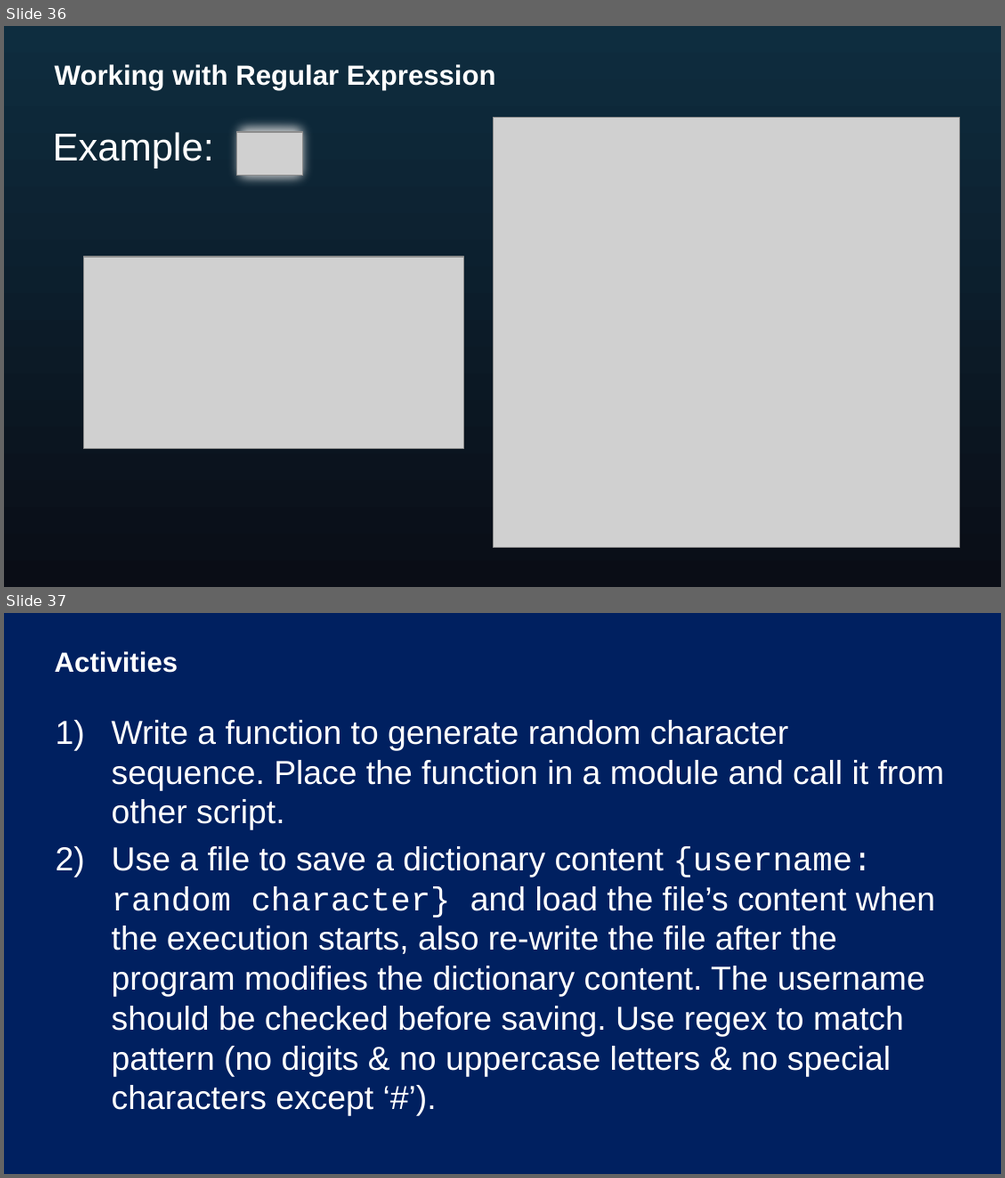
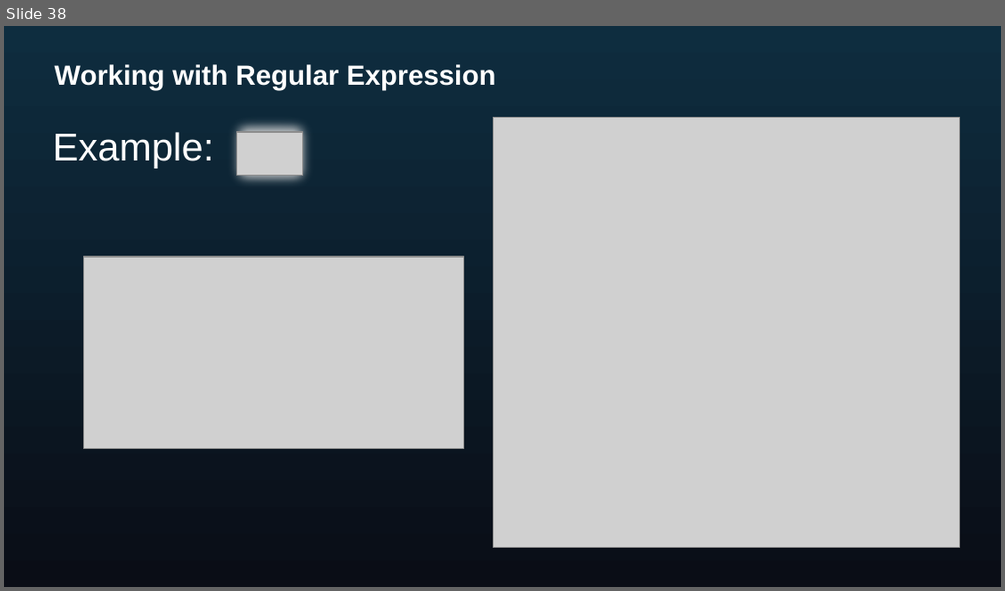
Before and after one commit to AcademyNATrainers/PythonJanuary2020, a slide deck: cts_python_practitioner_day2_v1_2019.pptx. Shown one above the other, each under a label of ours: slides 36 and 37 before the commit, slide 38 after it. The pictures are 1005x1178 and 1005x591 pixels, drawn with LibreOffice and Linux fonts; fonts in the diff are those of the drawing; grey boxes stand for pictures. Boxes give left, top, right and bottom in pixels: in the first picture for what was removed or moved away, otherwise in the second. Text is boxed around its words. In the diff, an @@ line names an element or a change of style, - is before the commit and + after.

```diff
--- a/cts_python_practitioner_day2_v1_2019.pptx
+++ b/cts_python_practitioner_day2_v1_2019.pptx
@@ slide 37 removed at [4,613,1001,1174], background #002060 @@
@@ title removed at [55,651,178,673] @@
-Activities
@@ text removed at [112,720,945,1116] @@
-1) Write a function to generate random character sequence. Place the function in a module and call it from other script.
-2) Use a file to save a dictionary content {username: random character} and load the file’s content when the execution starts, also re-write the file after the program modifies the dictionary content. The username should be checked before saving. Use regex to match pattern (no digits & no uppercase letters & no special characters except ‘#’).
@@ what was slide 36 is now slide 38 @@
```
Also in this commit, not shown: 1 slide changed, 2 slides added, 7 other files.
